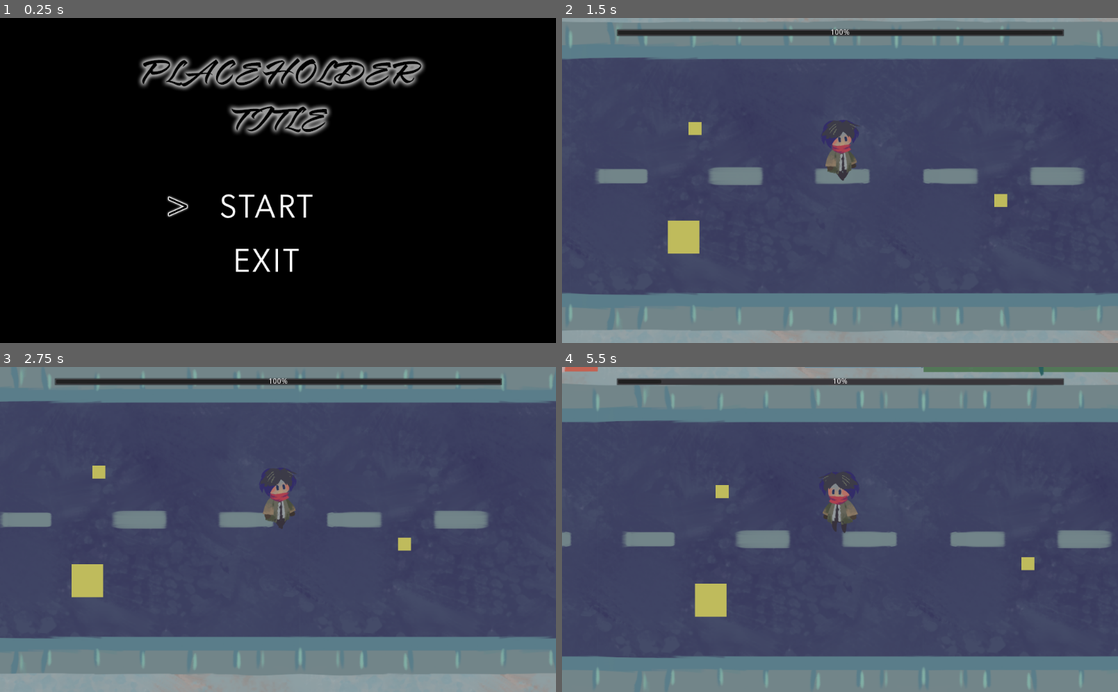
Above: before the commit, frames 1-4 (two rows, left to right).
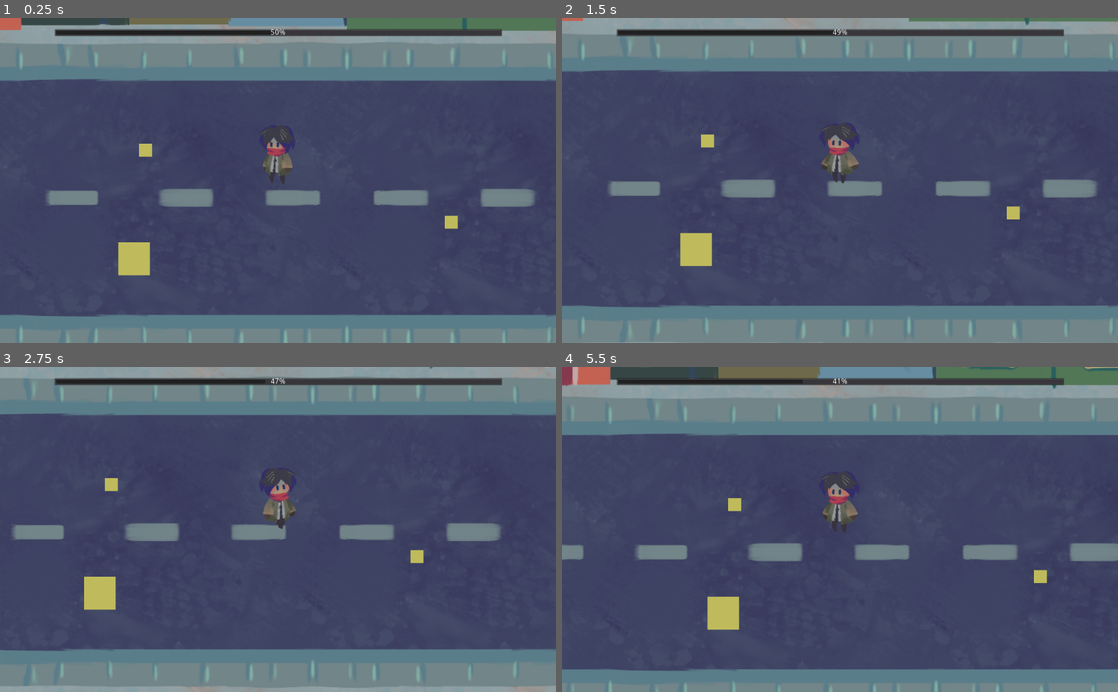
Above: after the commit, the same moments.

Repository: kris-pearman/global-game-jam-2021
Game: Godot game, scene res://Scenes/Game.tscn
Same seed, same stepped clock (60 frames per second), same inputs: the game is played once before the commit and once after it. Before the commit the project starts from res://Scenes/Screens/Title.tscn. The engine's default icon, where the game draws it, is replaced by a stand-in: a white triangle on a blue panel in a dark square. Sound files missing from this copy of the repository are replaced by a short silence.
Inputs:
- Up to frame 1 (0.25 s): no input
- Up to frame 2 (1.5 s): tap Enter (ui_accept) at 0.5, 0.77 s; hold Right (right) 0.53-1.28 s; hold Down (down) from 1.28 s (still down)
- Up to frame 3 (2.75 s): tap Enter (ui_accept) at 1.52 s; release Down (down) at 2.03 s; hold Right (right) from 2.03 s (still down)
- Up to frame 4 (5.5 s): release Right (right) at 2.78 s; hold Up (up) 2.78-3.53 s; tap Enter (ui_accept) at 3.02, 3.77, 4.52 s; hold Left (left) 3.53-5.03 s; hold Down (down) from 5.03 s (still down)

The runs differ from the first frame. In frame 1, 100% of the frame differs, in the area x 0-100%, y 0-100%; in frame 2, 21%; in frame 3, 21%; in frame 4, 22%.

Commit message:
restoring files

Diff:
--- a/Global Game Jam 2021/Globals/Events.gd
+++ b/Global Game Jam 2021/Globals/Events.gd
@@ -1,4 +1,9 @@
 extends Node
 
-# Player-emitted
+var player
+var drunk_effect
+var screenshake
+
+# Player
 signal player_collided_with_pickup(object)
+signal player_moved(player)
--- a/Global Game Jam 2021/Scenes/DrunkEffect/DrunkEffect.tscn
+++ b/Global Game Jam 2021/Scenes/DrunkEffect/DrunkEffect.tscn
@@ -1,4 +1,6 @@
-[gd_scene load_steps=3 format=2]
+[gd_scene load_steps=4 format=2]
+
+[ext_resource path="res://Scenes/DrunkEffect/DrunkEffect.gd" type="Script" id=1]
 
 [sub_resource type="Shader" id=1]
 code = "shader_type canvas_item;
@@ -8,6 +10,8 @@
 //uniform float dispAmt: hint_range(0,0.1);
 //uniform float abberationAmt:hint_range(0,0.1);
 uniform vec4 tint : hint_color;
+uniform float intensity = 1;
+
 
 float rand(vec2 coord){
 	return fract(sin(dot(coord, vec2(12.9898, 78.233)))* 43758.5453123);
@@ -39,12 +43,12 @@
 	vec2 distort1 = vec2(noise(noisecoord1 + motion1), noise(noisecoord2 + motion1));
 	vec2 distort2 = vec2(noise(noisecoord1 + motion2), noise(noisecoord2 + motion2));
 
-	vec2 distort_sum = (distort1 + distort2) / 30.0;
+	vec2 distort_sum = intensity * ( (distort1 + distort2) / 30.0 );
 
 	vec4 color = texture(SCREEN_TEXTURE,SCREEN_UV + distort_sum,0.0);
 
-	color = mix(color,tint,0.3);
-	color.rgb = mix(vec3(0.5),color.rgb,1.4);
+	//color = mix(color,tint,0.3);
+	//color.rgb = mix(vec3(0.5),color.rgb,1.4);
 	//vec2 newUV = SCREEN_UV * disp.xy * dispAmt
 
 	COLOR = color;
@@ -54,11 +58,13 @@
 
 [sub_resource type="ShaderMaterial" id=2]
 shader = SubResource( 1 )
-shader_param/tint = Color( 0.92549, 0.141176, 0.141176, 1 )
+shader_param/tint = Color( 1, 0.552941, 0.552941, 1 )
+shader_param/intensity = 0.0
 
 [node name="DrunkEffect" type="Control"]
 anchor_right = 1.0
 anchor_bottom = 1.0
+script = ExtResource( 1 )
 __meta__ = {
 "_edit_use_anchors_": false
 }
@@ -67,6 +73,8 @@
 material = SubResource( 2 )
 anchor_right = 1.0
 anchor_bottom = 0.998333
+margin_top = 2.0
+margin_bottom = 2.0
 color = Color( 0.572549, 0.32549, 0.32549, 1 )
 __meta__ = {
 "_edit_use_anchors_": false
--- a/Global Game Jam 2021/Scenes/Game.gd
+++ b/Global Game Jam 2021/Scenes/Game.gd
@@ -25,15 +25,15 @@
 	$"Sober Layer".volume_db = soberVol
 	$"Critical Layer".volume_db = critVol
 	convertMeterToVol()
-	if Input.is_action_pressed('right'):
-		if metervalue < 100:
-			metervalue += 1
-		if critmeter < 100:
-			critmeter += 6.25
-	if Input.is_action_pressed('left'):
-		if metervalue > 0:
-			metervalue -= 1
-	$CanvasLayer/UI/MarginContainer/VBoxContainer/MarginContainer/DrunkBar.value = metervalue
+#	if Input.is_action_pressed('right'):
+#		if metervalue < 100:
+#			metervalue += 1
+#		if critmeter < 100:
+#			critmeter += 6.25
+#	if Input.is_action_pressed('left'):
+#		if metervalue > 0:
+#			metervalue -= 1
+#	$CanvasLayer/UI/MarginContainer/VBoxContainer/MarginContainer/DrunkBar.value = metervalue
 
 
 func updateSoberAudio():
--- a/Global Game Jam 2021/Scenes/Game.tscn
+++ b/Global Game Jam 2021/Scenes/Game.tscn
@@ -52,6 +52,9 @@
 margin_bottom = 34.0
 script = ExtResource( 3 )
 
+[node name="WithdrawalTimer" type="Timer" parent="CanvasLayer/UI/MarginContainer/VBoxContainer/MarginContainer/DrunkBar"]
+wait_time = 2.0
+
 [node name="Intro" type="AudioStreamPlayer" parent="."]
 stream = ExtResource( 6 )
 volume_db = -5.0
@@ -86,12 +89,12 @@
 [node name="Pickup" parent="." instance=ExtResource( 2 )]
 position = Vector2( 791.984, 345.224 )
 type = "coffee"
-value = -10
+value = -1000
 
 [node name="Pickup2" parent="." instance=ExtResource( 2 )]
 position = Vector2( 229.181, 212.07 )
 type = "booze"
-value = 10
+value = 1000
 
 [node name="Area2D" parent="." instance=ExtResource( 11 )]
 position = Vector2( 208.235, 411.131 )
--- a/Global Game Jam 2021/Scenes/Player.gd
+++ b/Global Game Jam 2021/Scenes/Player.gd
@@ -9,6 +9,11 @@
 
 var in_cutscene: bool = false
 var message_direction = "right"
+
+
+func _ready():
+	Events.player = self
+
 
 func get_input():
 	velocity = Vector2()
@@ -43,6 +48,9 @@
 		check_animation()
 		check_player_move()
 		drink_sound_check()
+
+	if playerMove == true:
+		Events.emit_signal("player_moved",self)
 
 
 func check_collision():
--- a/Global Game Jam 2021/Scenes/ScreenShake/Screenshake.tscn
+++ b/Global Game Jam 2021/Scenes/ScreenShake/Screenshake.tscn
@@ -6,6 +6,8 @@
 script = ExtResource( 1 )
 
 [node name="ShakeTween" type="Tween" parent="."]
+repeat = true
+playback/repeat = true
 
 [node name="Frequency" type="Timer" parent="."]
 
--- a/Global Game Jam 2021/Scenes/UI/DrunkBar.gd
+++ b/Global Game Jam 2021/Scenes/UI/DrunkBar.gd
@@ -1,11 +1,54 @@
 extends ProgressBar
 
 
+const drunkenness_start:float = 0.6
+const withdrawal_start:float = 0.3
+
 
 func _ready():
-	value = 100
+	max_value = 3000
+	value = 1500
 	Events.connect("player_collided_with_pickup",self,"on_pickup")
+	Events.connect("player_moved",self,"on_player_moved")
 
 
 func on_pickup(object):
 	value += object.value
+
+
+func on_player_moved(player):
+	value -= 1
+
+
+func _process(delta):
+	if ratio >= drunkenness_start:
+		Events.drunk_effect.set_intensity(ratio - drunkenness_start)
+	if ratio <= withdrawal_start:
+		if $WithdrawalTimer.is_stopped():
+			$WithdrawalTimer.start()
+	else:
+		if not $WithdrawalTimer.is_stopped():
+			$WithdrawalTimer.stop()
+	if value <= 0:
+		start_game_over_timer()
+	elif value >= max_value:
+		start_game_over_timer()
+
+
+func start_game_over_timer():
+	var timer = Timer.new()
+	timer.wait_time = 1
+	timer.connect("timeout",self,"_on_game_over_timer_timeout")
+	add_child(timer)
+	timer.start()
+	# Stop player controls
+	Events.player.haltOthers = true
+
+
+func _on_game_over_timer_timeout():
+	get_tree().change_scene("res://Scenes/Screens/End.tscn")
+
+
+func _on_WithdrawalTimer_timeout():
+	print("shake")
+	Events.screenshake.start(1,250,1)
--- a/Global Game Jam 2021/project.godot
+++ b/Global Game Jam 2021/project.godot
@@ -16,7 +16,7 @@
 [application]
 
 config/name="Global Game Jam 2021"
-run/main_scene="res://Scenes/Screens/Title.tscn"
+run/main_scene="res://Scenes/Game.tscn"
 config/icon="res://icon.png"
 
 [autoload]
